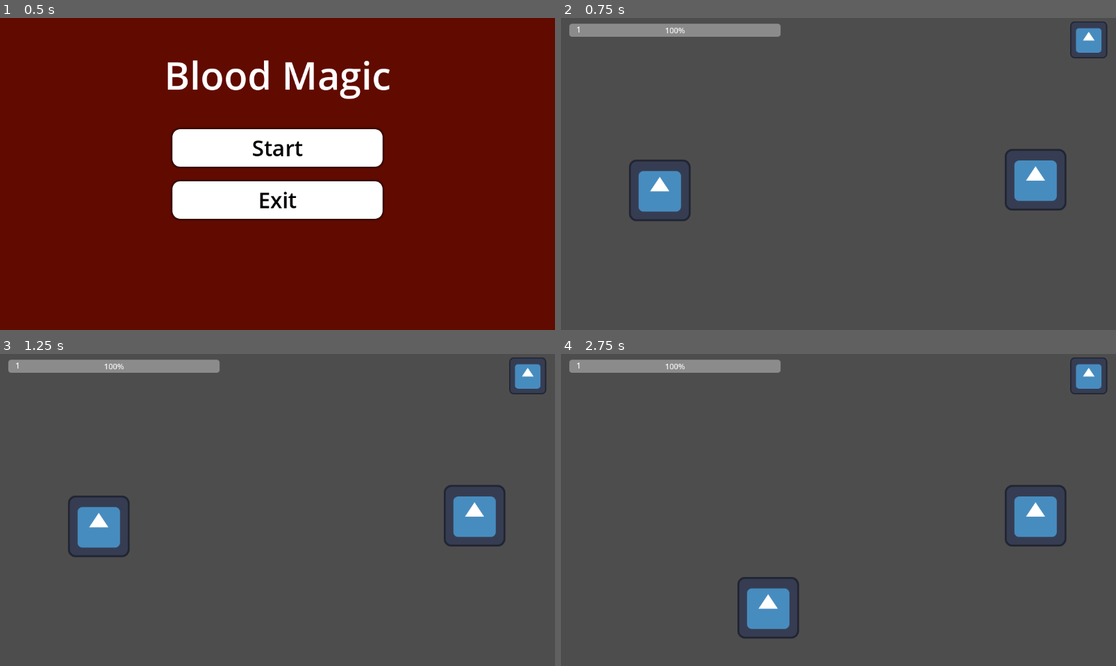
Above: before the commit, frames 1-4 (two rows, left to right).
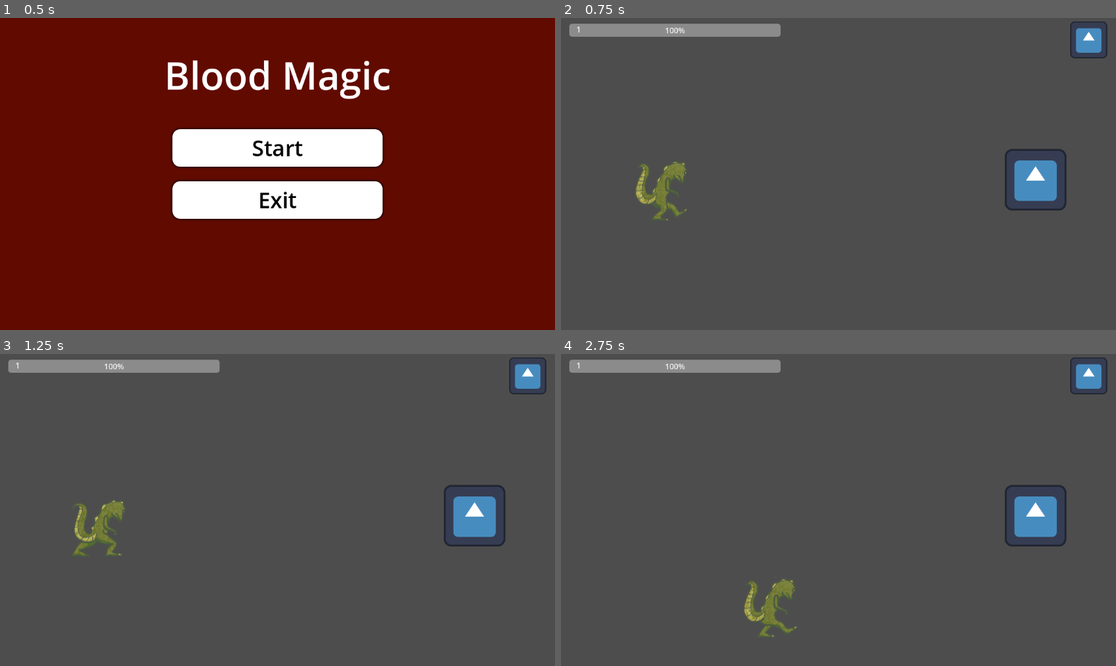
Above: after the commit, the same moments.

Repository: ckfrancois/BloodMagic
Game: Godot game, scene res://scenes/menus/main_menu.tscn
Two runs of this game, one before a commit and one after it. Both use one fixed random seed, a clock stepped at 60 frames per second and the inputs below. The engine's default icon, where the game draws it, is replaced by a stand-in: a white triangle on a blue panel in a dark square.
Inputs:
- Up to frame 1 (0.5 s): no input
- Up to frame 2 (0.75 s): click "Start" at 0.5 s
- Up to frame 3 (1.25 s): no input
- Up to frame 4 (2.75 s): hold Right (Right) 1.28-2.03 s; tap Space (Use Item) at 1.35, 2.1 s; hold Down (Down) from 2.03 s (still down)

Frame 1 is identical in both runs. In frame 2, 1.6% of the frame differs, in the area x 12-24%, y 45-66%; in frame 3, 1.5%; in frame 4, 1.6%.

Commit message:
kaiju in game

Diff:
--- a/blood-magic/scenes/player/player.tscn
+++ b/blood-magic/scenes/player/player.tscn
@@ -1,7 +1,43 @@
-[gd_scene load_steps=4 format=3 uid="uid://dbkgrxyrugllw"]
+[gd_scene load_steps=9 format=3 uid="uid://dbkgrxyrugllw"]
 
 [ext_resource type="Script" uid="uid://b7r62r224npa1" path="res://scripts/player/player.gd" id="1_dovo2"]
-[ext_resource type="Texture2D" uid="uid://mm8ik78skmd0" path="res://assets/misc/icon.svg" id="2_gmlin"]
+[ext_resource type="Texture2D" uid="uid://c4htn6rmgt6g4" path="res://assets/characters/kaiju_walksprite.PNG" id="2_dovo2"]
+
+[sub_resource type="AtlasTexture" id="AtlasTexture_gmlin"]
+atlas = ExtResource("2_dovo2")
+region = Rect2(0, 0, 130, 125)
+
+[sub_resource type="AtlasTexture" id="AtlasTexture_lvxji"]
+atlas = ExtResource("2_dovo2")
+region = Rect2(130, 0, 130, 125)
+
+[sub_resource type="AtlasTexture" id="AtlasTexture_p47bc"]
+atlas = ExtResource("2_dovo2")
+region = Rect2(0, 125, 130, 125)
+
+[sub_resource type="AtlasTexture" id="AtlasTexture_75vfm"]
+atlas = ExtResource("2_dovo2")
+region = Rect2(130, 125, 130, 125)
+
+[sub_resource type="SpriteFrames" id="SpriteFrames_0owmy"]
+animations = [{
+"frames": [{
+"duration": 1.0,
+"texture": SubResource("AtlasTexture_gmlin")
+}, {
+"duration": 1.0,
+"texture": SubResource("AtlasTexture_lvxji")
+}, {
+"duration": 1.0,
+"texture": SubResource("AtlasTexture_p47bc")
+}, {
+"duration": 1.0,
+"texture": SubResource("AtlasTexture_75vfm")
+}],
+"loop": true,
+"name": &"default",
+"speed": 5.0
+}]
 
 [sub_resource type="RectangleShape2D" id="RectangleShape2D_hqtel"]
 size = Vector2(19.2308, 19.0769)
@@ -9,8 +45,9 @@
 [node name="Player" type="CharacterBody2D"]
 script = ExtResource("1_dovo2")
 
-[node name="Sprite2D" type="Sprite2D" parent="."]
-texture = ExtResource("2_gmlin")
+[node name="Sprite2D" type="AnimatedSprite2D" parent="."]
+sprite_frames = SubResource("SpriteFrames_0owmy")
+frame_progress = 0.961132
 
 [node name="CollisionShape2D" type="CollisionShape2D" parent="."]
 position = Vector2(-0.499999, -0.999999)
--- a/blood-magic/scripts/player/player.gd
+++ b/blood-magic/scripts/player/player.gd
@@ -1,6 +1,8 @@
 extends CharacterBody2D
 
 signal itemCollected(Dictionary)
+
+@onready var sprite = $Sprite2D
 
 const SPEED = 300.0
 var heldItem: Dictionary
@@ -24,10 +26,15 @@
 	"currHealth": 30,
 	"maxHealth":30,
 	"attacks": [load("res://assets/actions/blood_shot.tres"), load("res://assets/actions/life_steal.tres"), load("res://assets/actions/replenish.tres"), load("res://assets/actions/drain.tres")]})
+	sprite.play("default")
 
 func _physics_process(delta: float) -> void:
 	var moveX := Input.get_axis("Left", "Right")
 	var moveY := Input.get_axis("Up","Down")
+
+	if moveX != 0:
+		sprite.flip_h = moveX < 0
+
 	if moveX:
 		velocity.x = moveX * SPEED
 	else:
